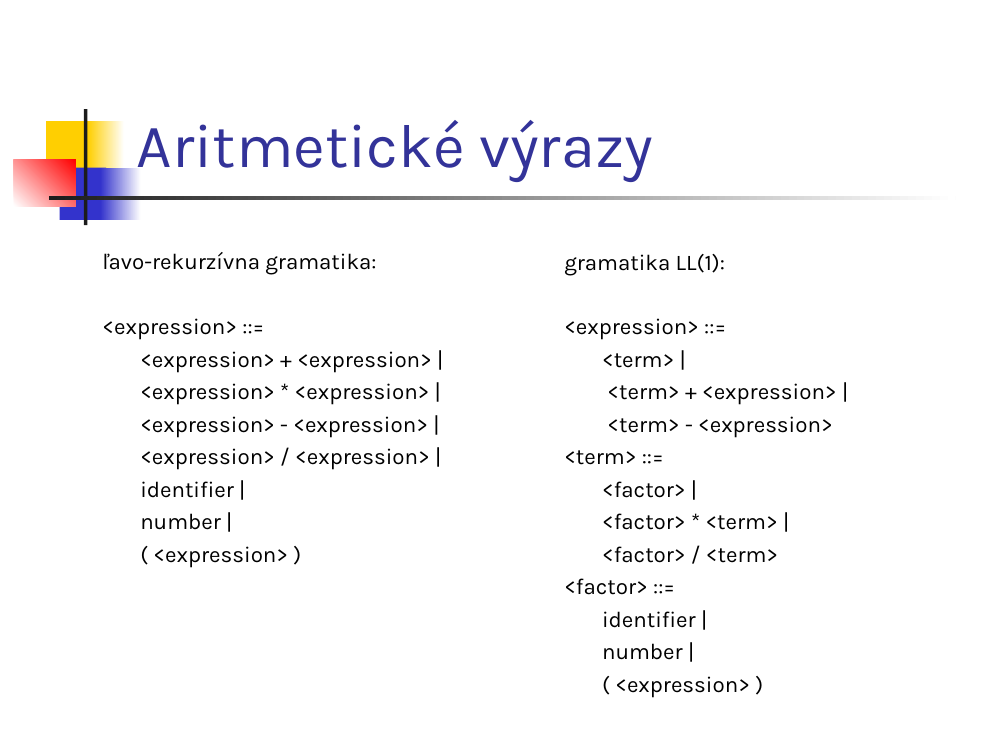
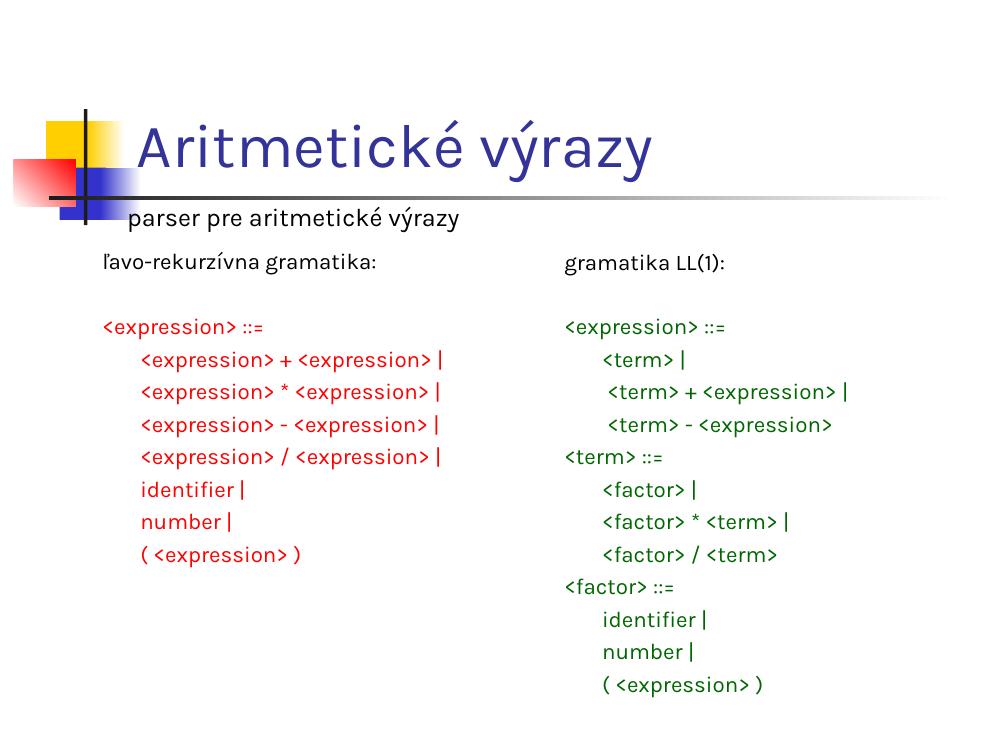
Before and after one commit to Funkcionalne/Prednasky, a slide deck: slide 22 of 09/09_fpro.ppt. Drawn at 1008x756 pixels with LibreOffice and Linux fonts; fonts in the diff are those of the drawing. Boxes give left, top, right and bottom in pixels: in the first picture for what was removed or moved away, otherwise in the second. Text is boxed around its words. In the diff, an @@ line names an element or a change of style, - is before the commit and + after.

```diff
--- a/09/09_fpro.ppt
+++ b/09/09_fpro.ppt
@@ text added at [127, 203, 459, 232], 18 pt, text #000000 @@
+parser pre aritmetické výrazy
@@ text at [102, 318, 432, 568]: text colour #000000 to #FF0000 in "<expression> ::=", "<expression> + <expression> |", "<expression> * <expression> |", "<expression> - <expression> |" and 4 more places @@
@@ text at [564, 318, 837, 698]: text colour #000000 to #006600 @@
```
Also in this commit, not shown: 7 other slides changed, 4 other files.
